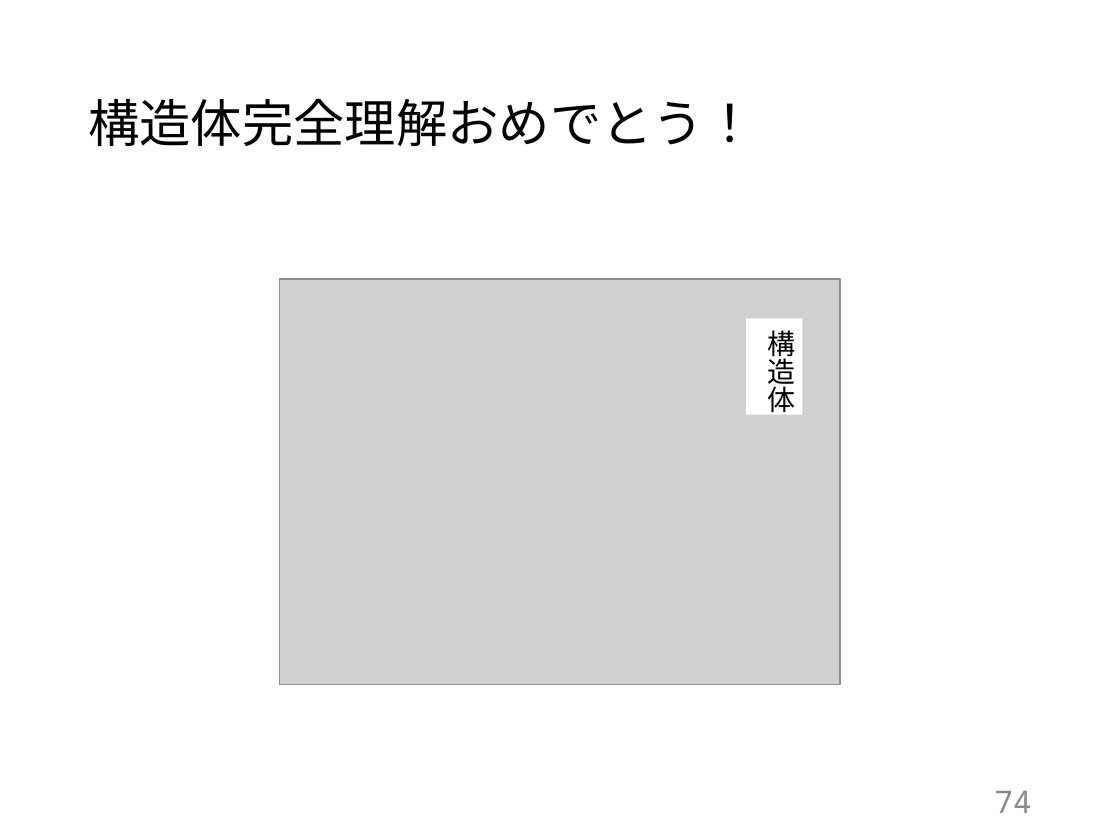
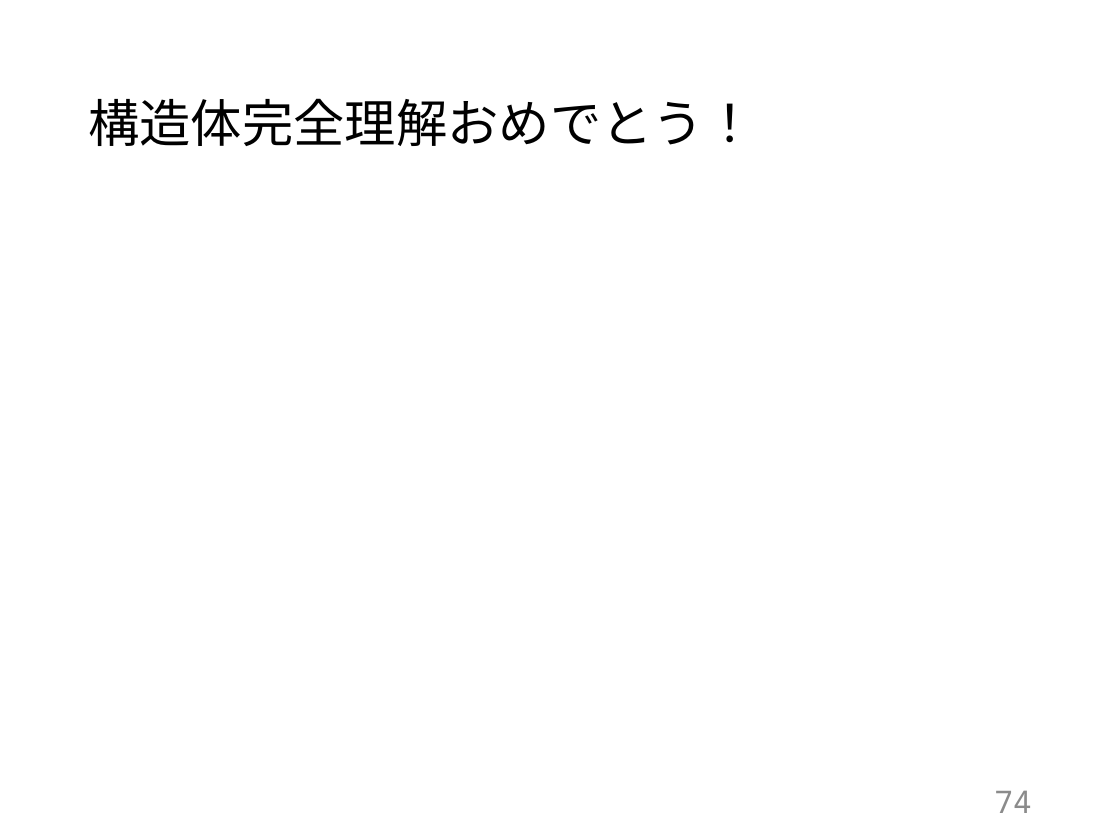
Before and after one commit to tabae/C_training, a slide deck: slide 74 of slides/slide.pptx. Drawn at 1120x840 pixels with LibreOffice and Linux fonts; fonts in the diff are those of the drawing; grey boxes stand for pictures. Boxes give left, top, right and bottom in pixels: in the first picture for what was removed or moved away, otherwise in the second. Text is boxed around its words. In the diff, an @@ line names an element or a change of style, - is before the commit and + after.

Commit message:
[Slide] Remove images

```diff
--- a/slides/slide.pptx
+++ b/slides/slide.pptx
@@ picture removed at (280,279,840,684) @@
@@ rectangle removed at (746,318,802,414) @@
-構造体
```
Also in this commit, not shown: 11 other slides changed, 1 other file.
